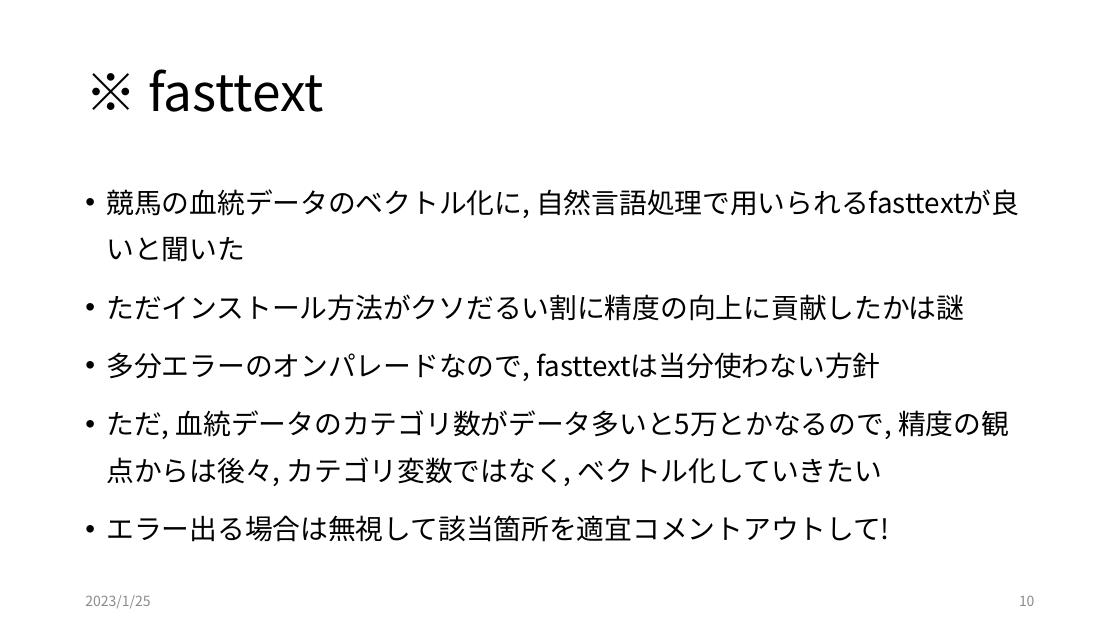
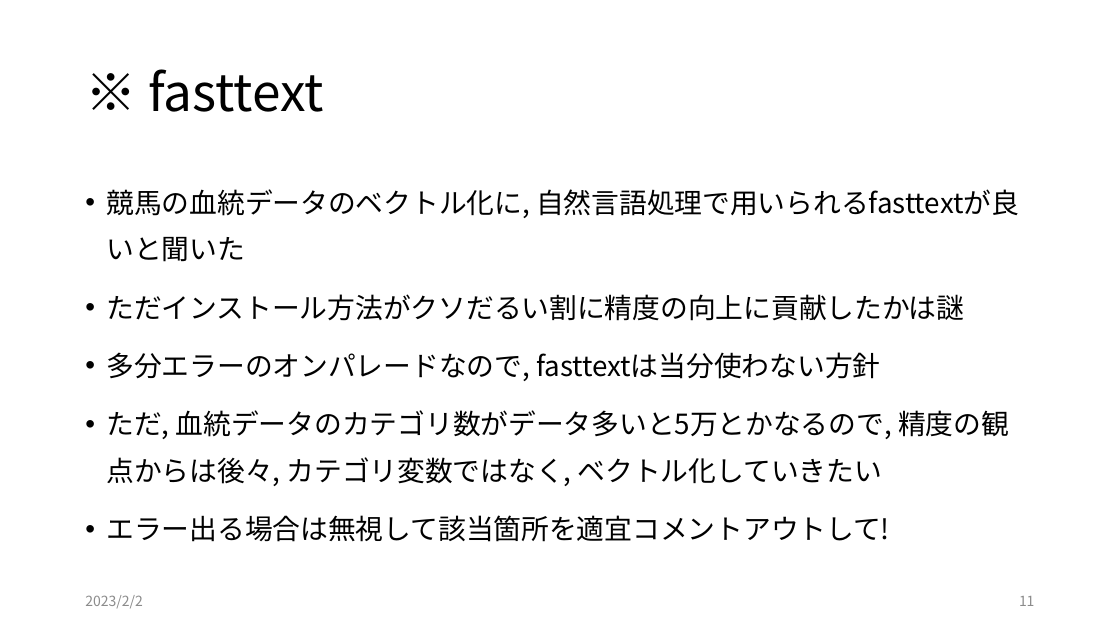
Before and after one commit to yodarjeering/horse_tmp, a slide deck: slide 11 of readme.pptx (slide 10 before the commit). Drawn at 1120x630 pixels with LibreOffice and Linux fonts; fonts in the diff are those of the drawing. Boxes give left, top, right and bottom in pixels: in the first picture for what was removed or moved away, otherwise in the second. Text is boxed around its words. In the diff, an @@ line names an element or a change of style, - is before the commit and + after.

```diff
--- a/readme.pptx
+++ b/readme.pptx
@@ text at box(85, 595, 143, 608): text changed @@
-2023/1/25
+2023/2/2
@@ page number at box(1019, 596, 1035, 606): text changed @@
-10
+11
```
Also in this commit, not shown: 9 other slides changed, 10 other files.
